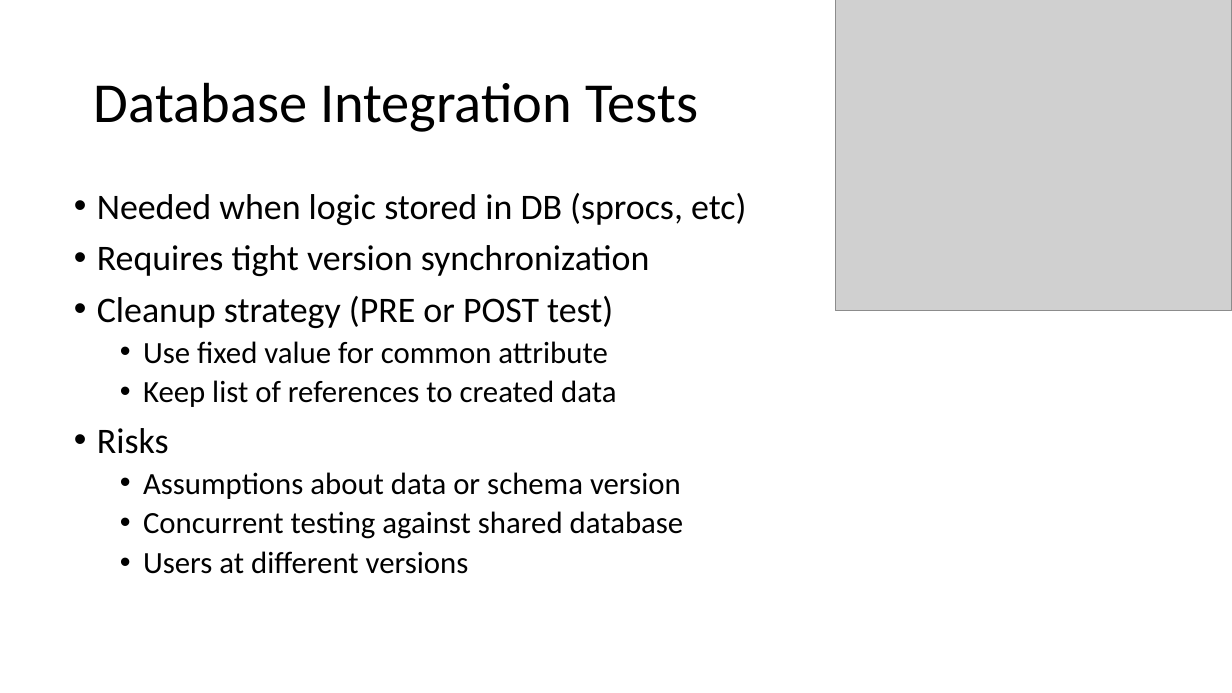
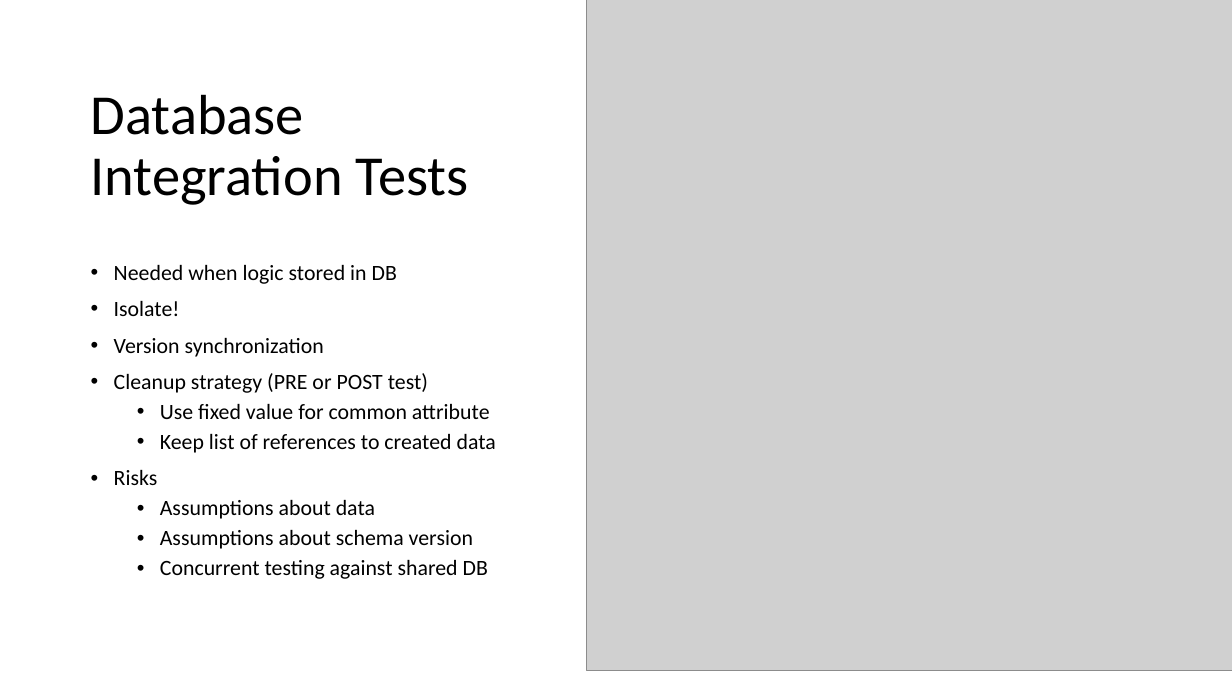
Before and after one commit to wschroder/UnitTestingDemo.GitHub, a slide deck: slide 17 of Effective Unit Testing.pptx (slide 14 before the commit). Drawn at 1232x693 pixels with LibreOffice and Linux fonts; fonts in the diff are those of the drawing; grey boxes stand for pictures; background and template pictures are left out. Boxes give left, top, right and bottom in pixels: in the first picture for what was removed or moved away, otherwise in the second. Text is boxed around its words. In the diff, an @@ line names an element or a change of style, - is before the commit and + after.

Commit message:
Update to presentation

```diff
--- a/Effective Unit Testing.pptx
+++ b/Effective Unit Testing.pptx
@@ picture: place and size @@
-picture at (836,0,1232,311)
+picture at (587,0,1232,671)
@@ title "Database Integration Tests" rewrapped from (94,82,698,132) to (91,94,469,205) @@
@@ text "Needed when logic stored in ...": place and size @@
-text "Needed when logic stored in ..." at (97,193,746,574)
+text "Needed when logic stored in ..." at (114,265,496,579)
@@ text "Needed when logic stored in ..." at (114,265,496,579): vertical alignment top to middle @@
@@ text at (114,265,397,357): text changed; size 28 to 17 pt @@
-• Needed when logic stored in DB (sprocs, etc)
-• Requires tight version synchronization
+• Needed when logic stored in DB
+• Isolate!
+• Version synchronization
@@ text at (114,373,496,485): size 28 to 17 pt in "Cleanup strategy (PRE or POST test)", "Risks"; size 24 to 17 pt in "Use fixed value for common attribute", "Keep list of references to created data" @@
@@ text at (160,500,488,579): text changed; size 24 to 17 pt @@
-  • Assumptions about data or schema version
-  • Concurrent testing against shared database
-  • Users at different versions
+  • Assumptions about data
+  • Assumptions about schema version
+  • Concurrent testing against shared DB
```
Also in this commit, not shown: 11 other slides changed, 3 slides added.
